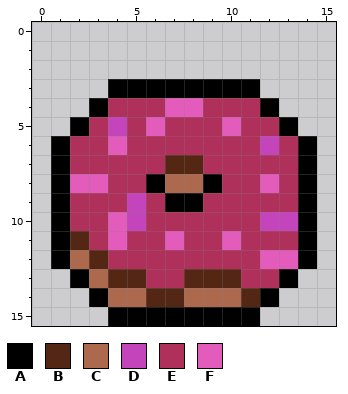
Pixel-art sprite, stored at Assets/Game/Art/Sprites & anims/Pickups & Props/Donut Life Energy Pickup.png. The picture above is the old version.
The file is 16x16 pixels.
Palette (. is transparent): A #000000  B #542715  C #ad694d  D #c445bb  E #b0305c  F #e35cbb
After the commit:
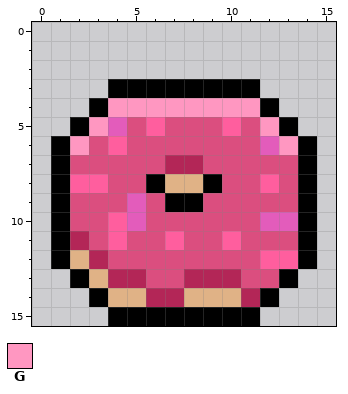
Colours new in this view: G #ff97c1
What changed:
colour B: #542715 -> #b32657
colour C: #ad694d -> #e0b286
colour D: #c445bb -> #e35cbb
colour E: #b0305c -> #db4e7f
colour F: #e35cbb -> #ff5e9e
y 4: x 4..11 EEEFFEEE -> GGGGGGGG
y 5: x 3 E -> G; x 12 E -> G
y 6: x 2 E -> G; x 13 E -> G
Changed places in both pictures, as pixel boxes (x1, y1, x2, y2):
changed: (70, 98, 298, 307)
